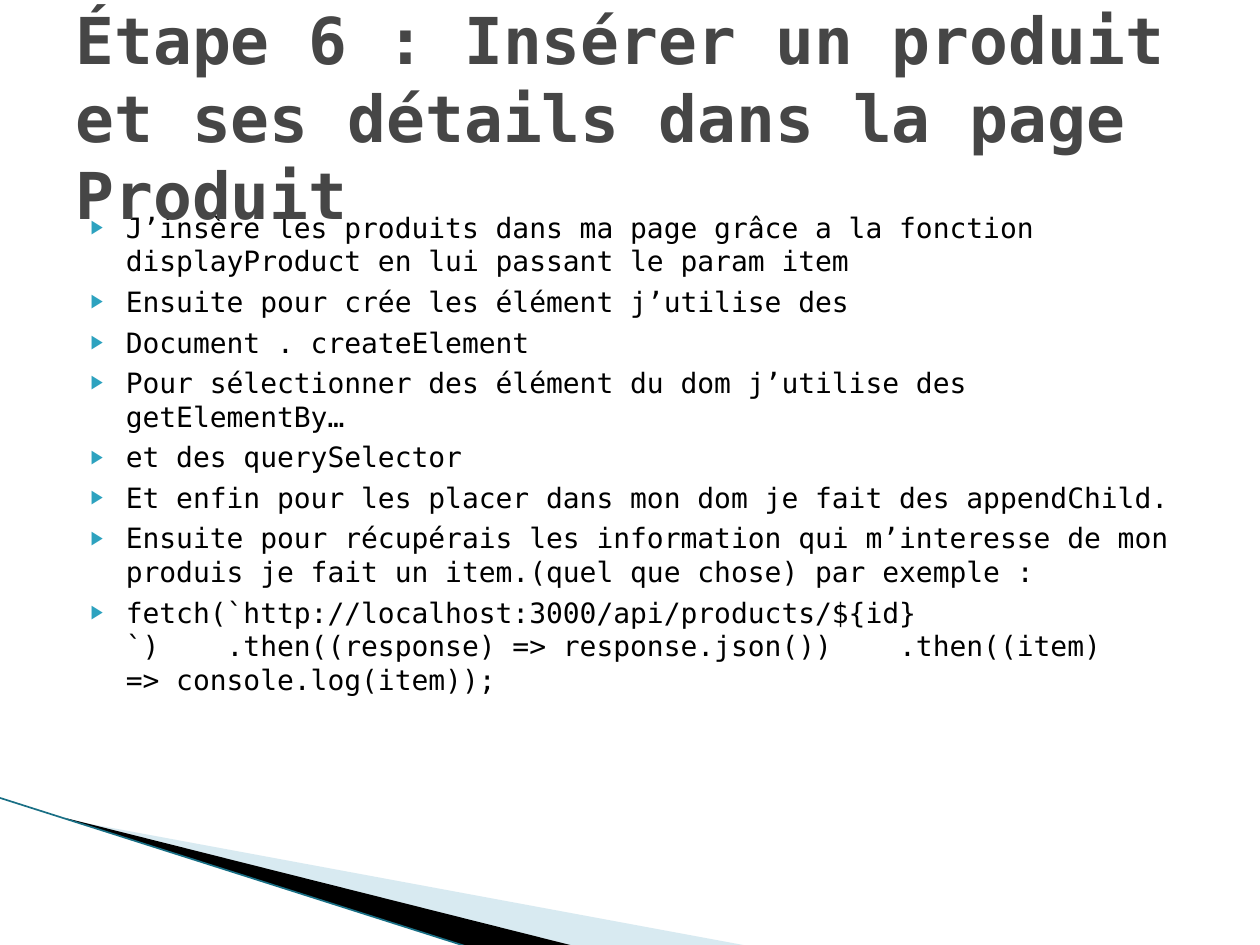
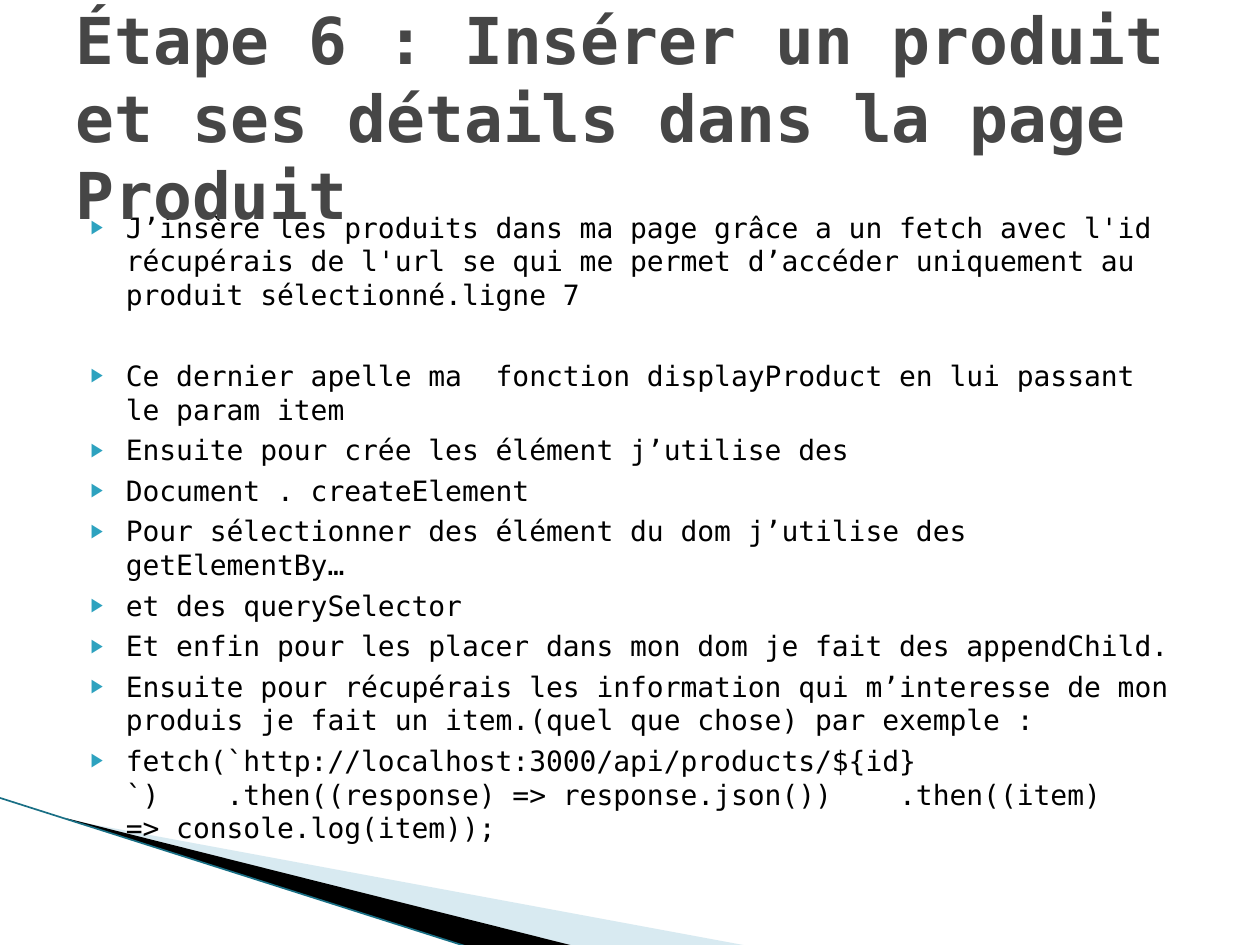
Before and after one commit to gwenaelgressier/GwenaelGressier_05_04042022, a slide deck: slide 8 of Nouveau Présentation Microsoft Office PowerPoint.pptx. Drawn at 1260x945 pixels with LibreOffice and Linux fonts; fonts in the diff are those of the drawing; background and template pictures are left out. Boxes give left, top, right and bottom in pixels: in the first picture for what was removed or moved away, otherwise in the second. Text is boxed around its words. In the diff, an @@ line names an element or a change of style, - is before the commit and + after.

```diff
--- a/Nouveau Présentation Microsoft Office PowerPoint.pptx
+++ b/Nouveau Présentation Microsoft Office PowerPoint.pptx
@@ text at bbox=[126, 215, 1151, 426]: text changed @@
-▶ J’insère les produits dans ma page grâce a la fonction displayProduct en lui passant le param item
+▶ J’insère les produits dans ma page grâce a un fetch avec l'id récupérais de l'url se qui me permet d’accéder uniquement au produit sélectionné.ligne 7
+▶ Ce dernier apelle ma fonction displayProduct en lui passant le param item
```
Also in this commit, not shown: 4 other slides changed, 3 other files.
